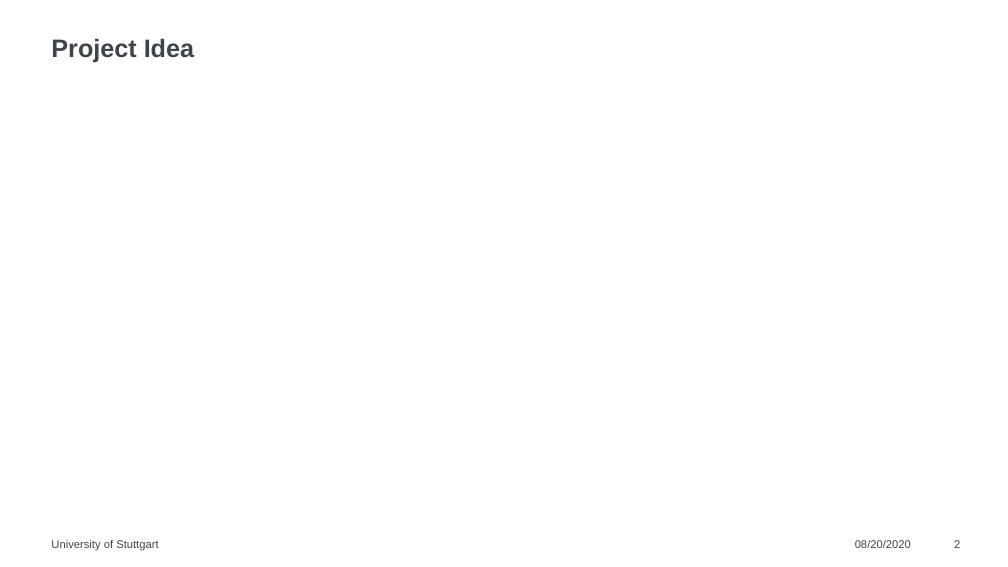
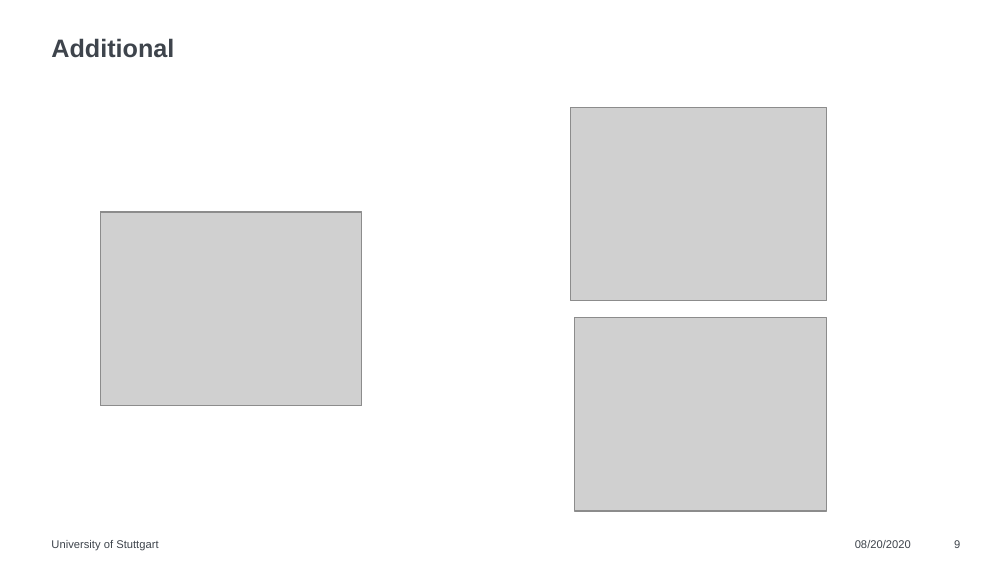
Before and after one commit to KMouris/Python-Course-Project, a slide deck: slide 9 of Project_framework.pptx (slide 2 before the commit). Drawn at 1008x567 pixels with LibreOffice and Linux fonts; fonts in the diff are those of the drawing; grey boxes stand for pictures. Boxes give left, top, right and bottom in pixels: in the first picture for what was removed or moved away, otherwise in the second. Text is boxed around its words. In the diff, an @@ line names an element or a change of style, - is before the commit and + after.

Commit message:
update presentation

```diff
--- a/Project_framework.pptx
+++ b/Project_framework.pptx
@@ title at [51,38,174,58]: text changed @@
-Project Idea
+Additional
@@ picture added at [571,107,828,300] @@
@@ picture added at [101,212,362,405] @@
@@ picture added at [101,213,362,406] @@
@@ picture added at [575,318,828,511] @@
@@ page number at [954,540,960,548]: text changed @@
-2
+9
```
Also in this commit, not shown: 1 other slide changed, 2 slides added, 1 other file.
